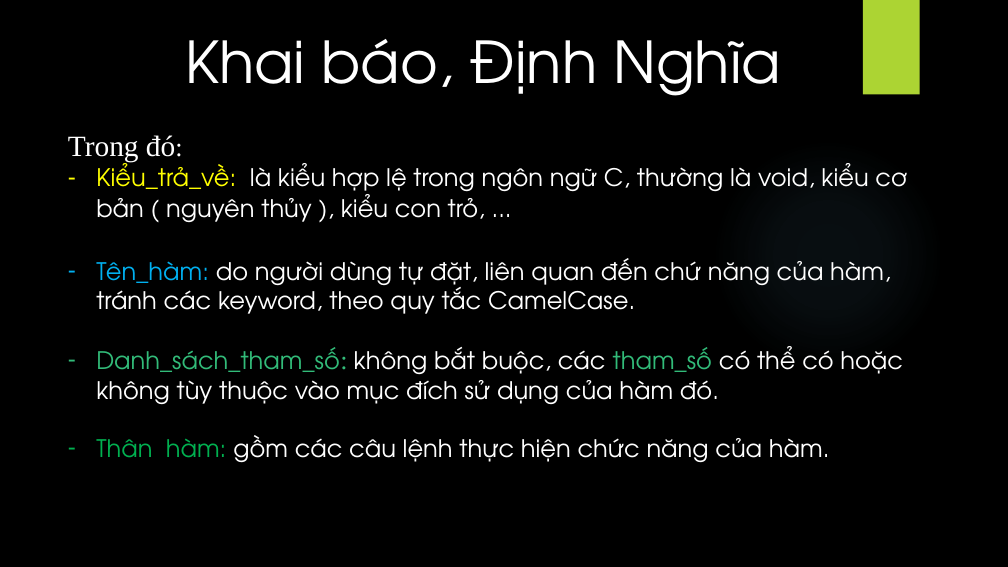
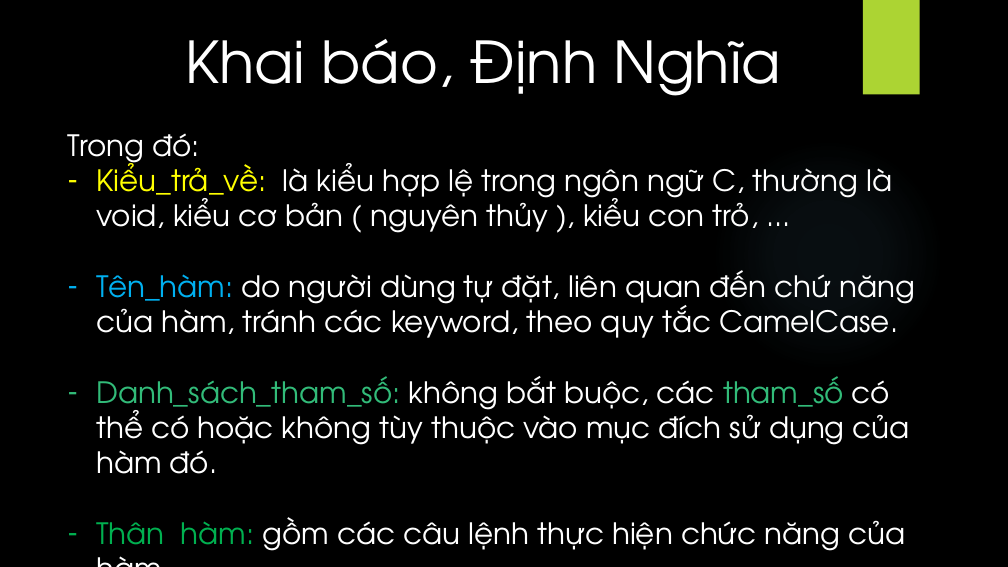
Before and after one commit to quocTuan02/demo, a slide deck: slide 7 of C/sile/Funstion.pptx (slide 23 before the commit). Drawn at 1008x567 pixels with LibreOffice and Linux fonts; fonts in the diff are those of the drawing; background and template pictures are left out. Boxes give left, top, right and bottom in pixels: in the first picture for what was removed or moved away, otherwise in the second. Text is boxed around its words. In the diff, an @@ line names an element or a change of style, - is before the commit and + after.

```diff
--- a/C/sile/Funstion.pptx
+++ b/C/sile/Funstion.pptx
@@ text "Trong đó:" at <box>68,133,916,558</box>: size 25 to 28 pt in "đó:", "Danh_sách_tham_số:"; font Times New Roman to TeX Gyre Adventor in "Trong đó:", "Danh_sách_tham_số:"; size 23 to 28 pt @@
```
Also in this commit, not shown: 4 other slides changed, 1 slide added, 22 slides removed.
